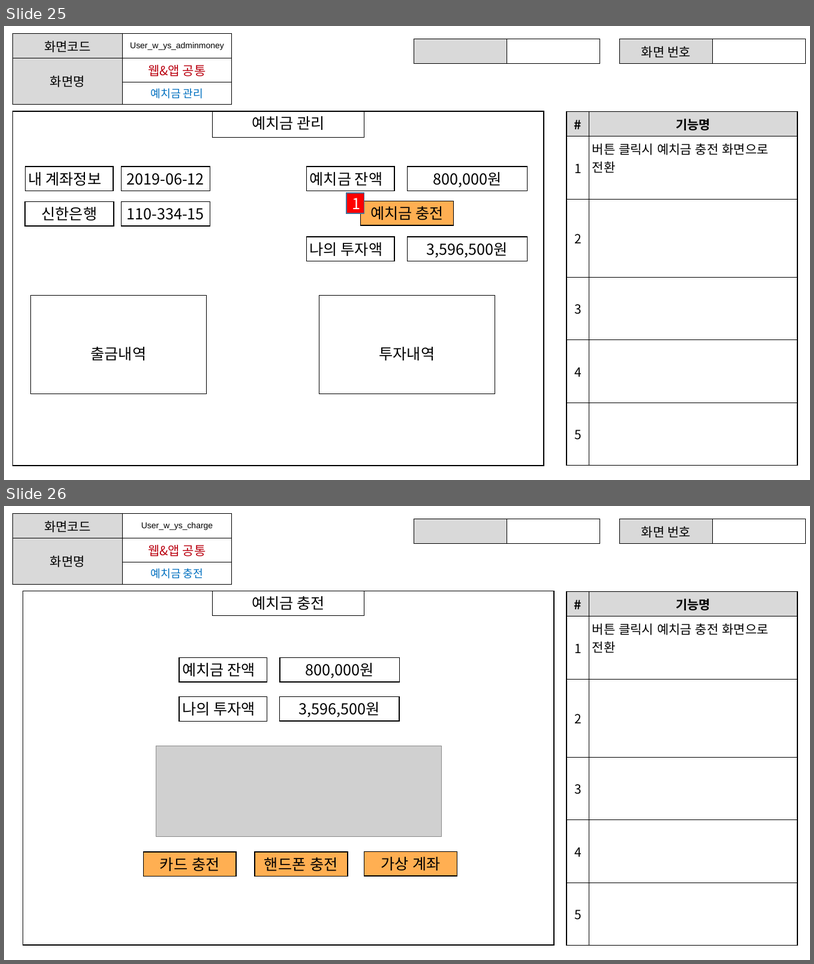
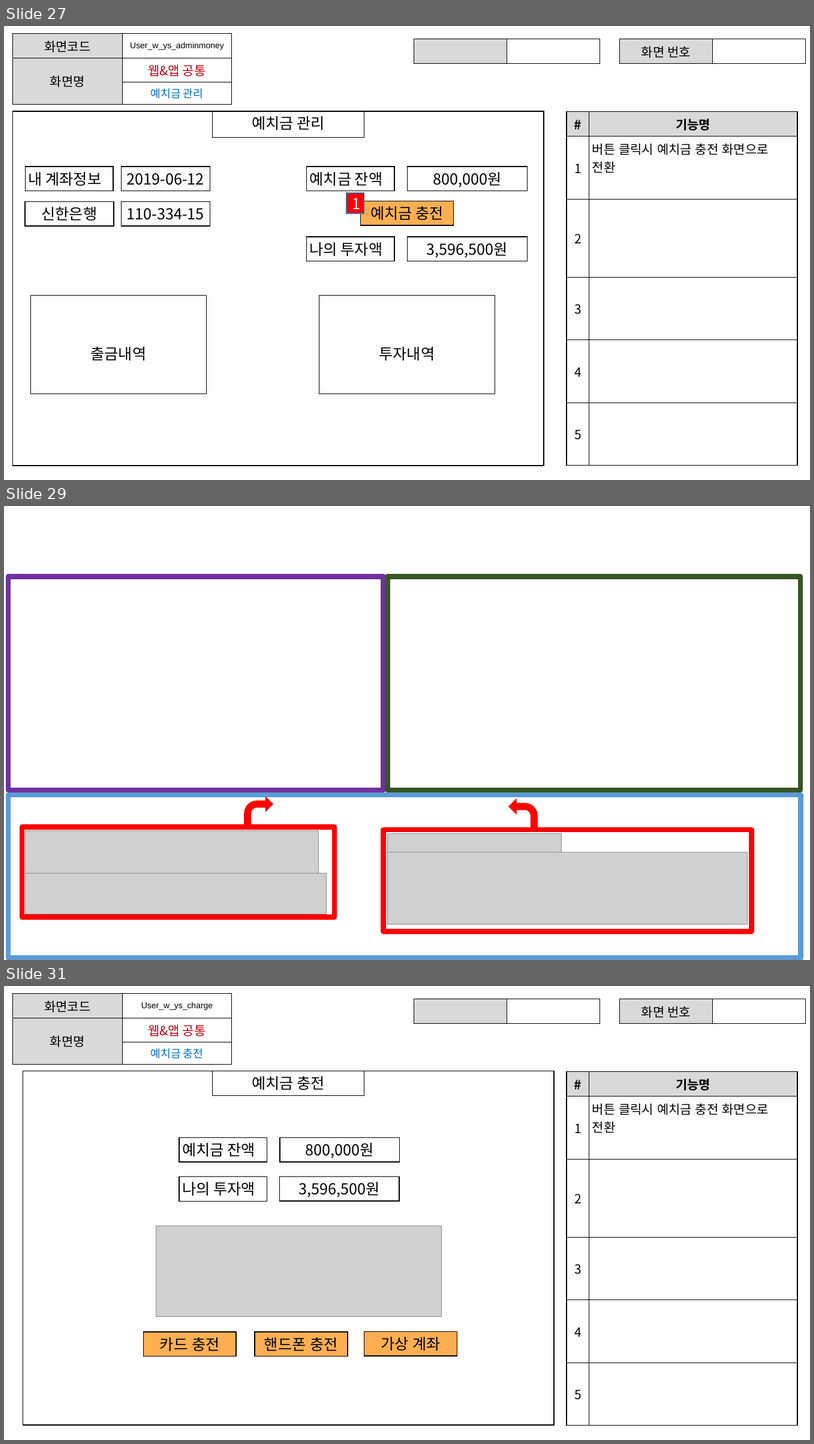
Before and after one commit to ezenteam2/EzenCrowdFunding, a slide deck: project03 화면설계서/project03 - 화면 설계서 - 용승.pptx. Shown one above the other, each under a label of ours: slides 25 and 26 before the commit, slides 27, 29 and 31 after it; the slides between them are not shown. The pictures are 814x964 and 814x1444 pixels, drawn with LibreOffice and Linux fonts; fonts in the diff are those of the drawing; grey boxes stand for pictures; background and template pictures are left out. Boxes give left, top, right and bottom in pixels: in the first picture for what was removed or moved away, otherwise in the second. Text is boxed around its words. In the diff, an @@ line names an element or a change of style, - is before the commit and + after.

```diff
--- a/project03 화면설계서/project03 - 화면 설계서 - 용승.pptx
+++ b/project03 화면설계서/project03 - 화면 설계서 - 용승.pptx
@@ slide 29 added at box(4, 506, 810, 960), background picture (left out) @@
@@ rectangle added at box(8, 577, 384, 790), outline #7030A0 6 pt @@
@@ rectangle added at box(388, 577, 801, 790), outline #385723 6 pt @@
@@ rectangle added at box(8, 795, 801, 957), outline #5B9BD5 6 pt @@
@@ bent arrow added at box(245, 797, 273, 828), fill #FF0000, outline #FF0000 1 pt @@
@@ bent arrow added at box(509, 799, 537, 830), fill #FF0000, outline #FF0000 1 pt @@
@@ rectangle added at box(22, 826, 335, 917), outline #FF0000 6 pt @@
@@ rectangle added at box(384, 829, 752, 931), outline #FF0000 6 pt @@
@@ picture added at box(25, 830, 319, 877) @@
@@ picture added at box(388, 833, 563, 852) @@
@@ picture added at box(388, 852, 748, 924) @@
@@ picture added at box(25, 873, 327, 914) @@
@@ what was slide 25 is now slide 27 @@
@@ what was slide 26 is now slide 31 @@
```
Also in this commit, not shown: 4 slides changed, 10 other slides added, 5 slides removed, 24 other files.
